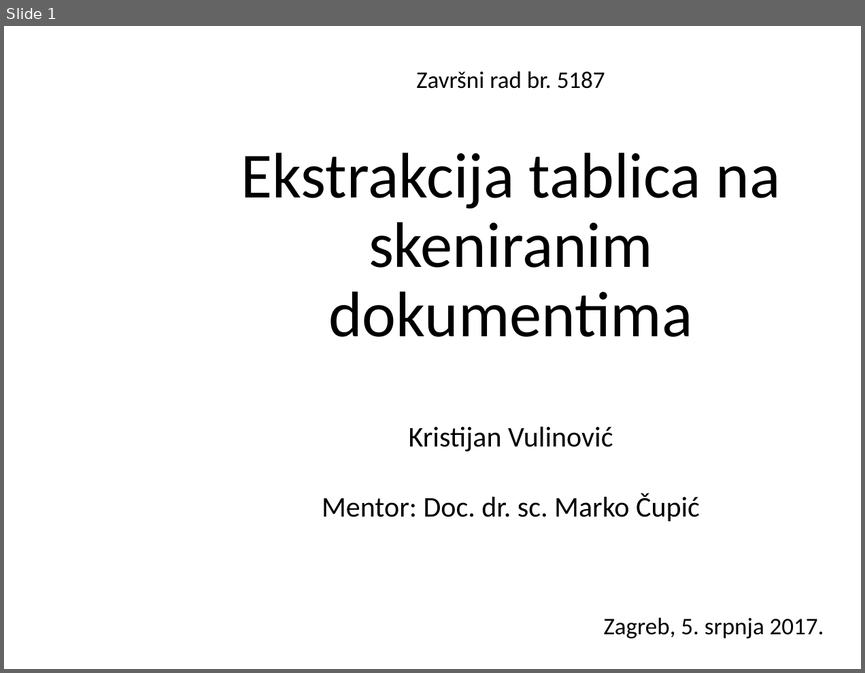
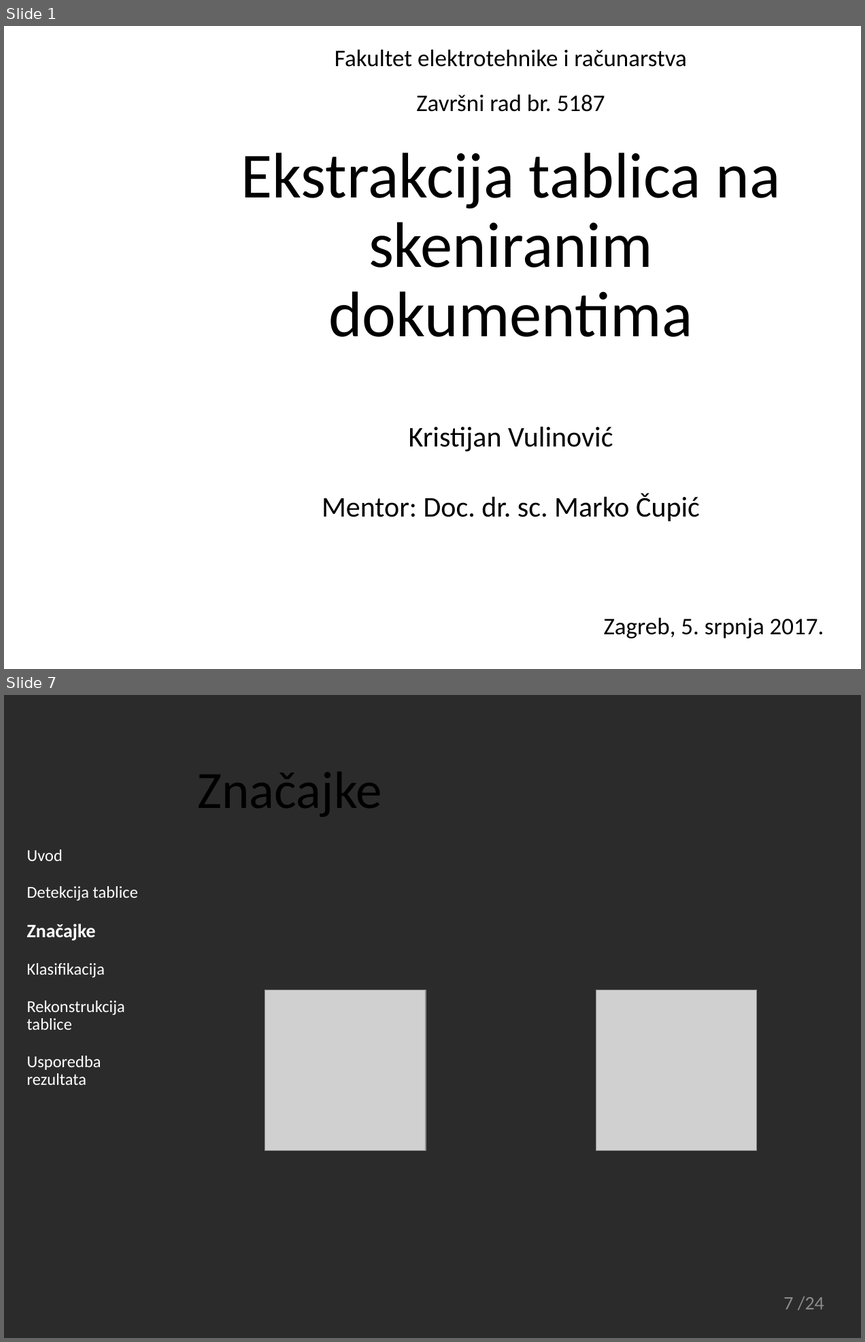
Before and after one commit to vkristijan/Table-Extraction-on-Scanned-Documents, a slide deck: Presentation/Prezentacija.pptx. Shown one above the other, each under a label of ours: slide 1 before the commit, slides 1 and 7 after it; the slides between them are not shown. The pictures are 865x673 and 865x1342 pixels, drawn with LibreOffice and Linux fonts; fonts in the diff are those of the drawing; grey boxes stand for pictures; background and template pictures are left out; a plain dark background stands for a picture behind light text. Boxes give left, top, right and bottom in pixels: in the first picture for what was removed or moved away, otherwise in the second. Text is boxed around its words. In the diff, an @@ line names an element or a change of style, - is before the commit and + after.

```diff
--- a/Presentation/Prezentacija.pptx
+++ b/Presentation/Prezentacija.pptx
@@ slide 7 added at (4, 695, 861, 1338), background picture (left out) @@
@@ title added at (197, 772, 381, 817), 44 pt, text #000000 @@
+Značajke
@@ text added at (27, 849, 138, 1085), 14 pt, text #FFFFFF @@
+Uvod
+Detekcija tablice
+Značajke
+Klasifikacija
+Rekonstrukcija tablice
+Usporedba rezultata
@@ picture added at (265, 989, 426, 1151) @@
@@ picture added at (596, 989, 757, 1151) @@
@@ page number added at (783, 1296, 824, 1310), 16 pt, text #8C8C8C @@
+7 /24
@@ slide 1 changed as well @@
@@ text added at (334, 49, 686, 67), 20 pt, text #000000 @@
+Fakultet elektrotehnike i računarstva
@@ text "Završni rad br. 5187": place and size @@
-text "Završni rad br. 5187" at (416, 71, 605, 89)
+text "Završni rad br. 5187" at (416, 94, 605, 112)
```
Also in this commit, not shown: 22 other slides added, 2 slides removed, 13 other files.
